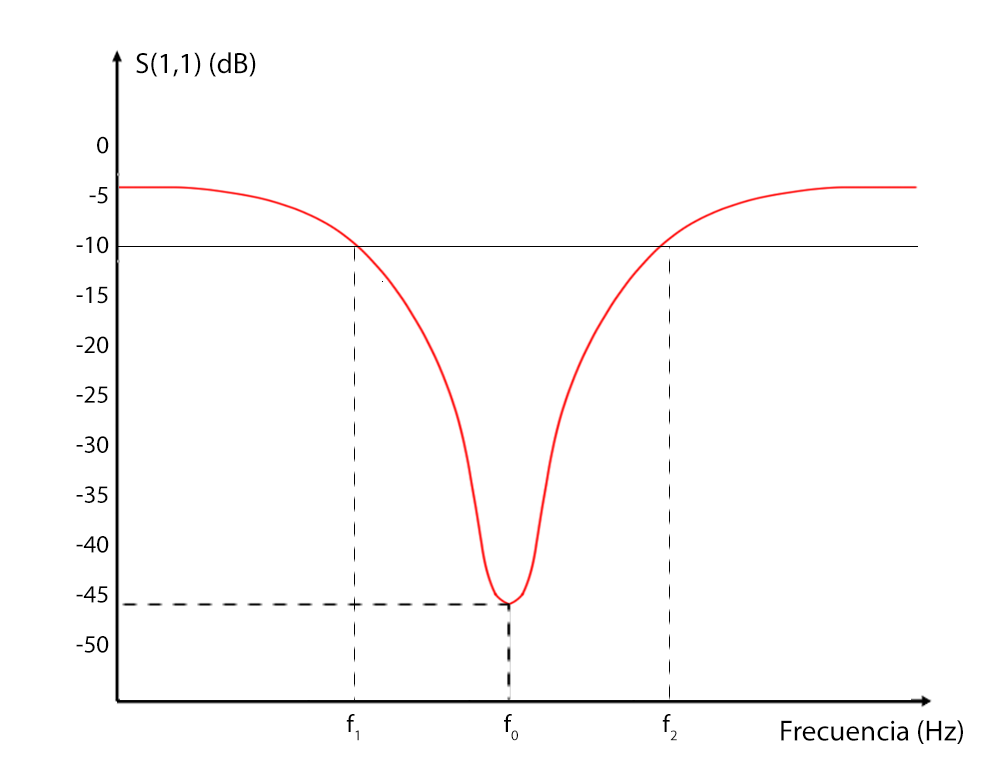
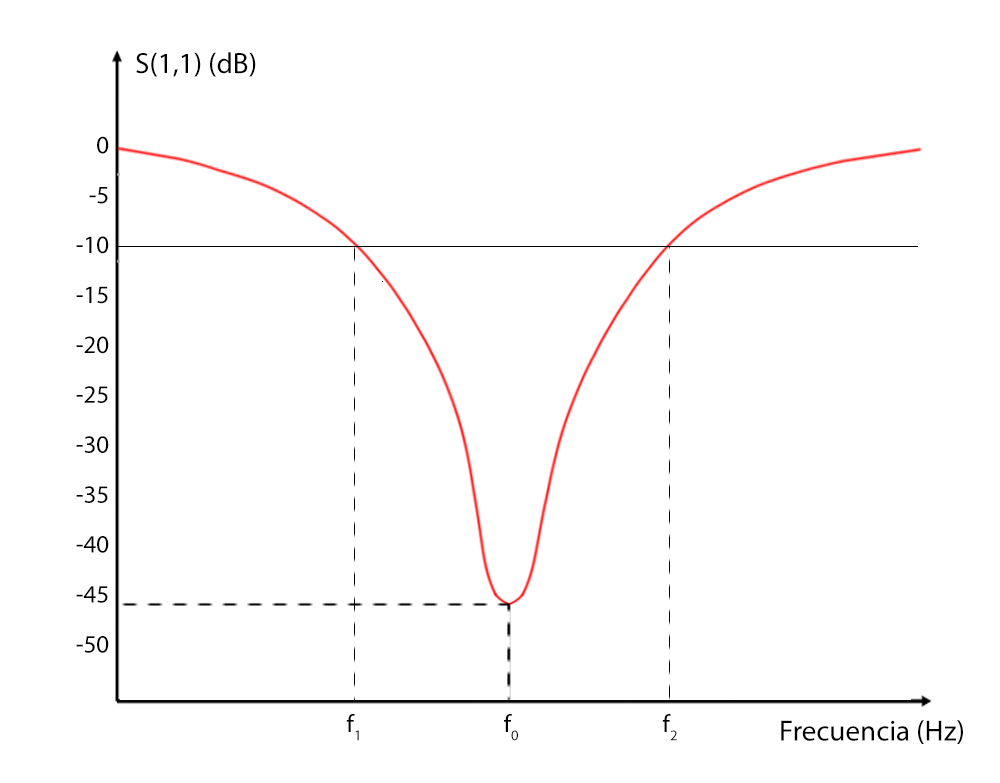
Layered file, before and after one edit (1000×783). Changes by layer:
painted on "Capa 2 copia" over [118, 146, 923, 605]
